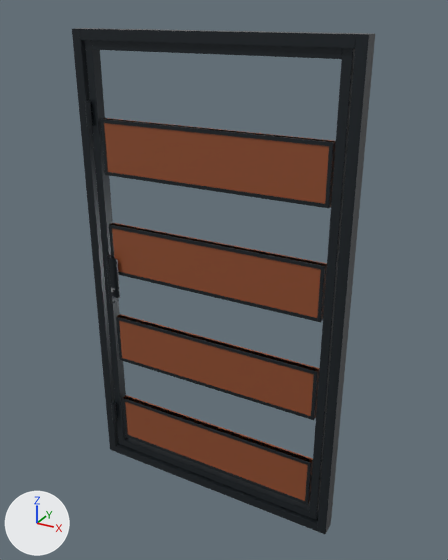
A saved change to the glTF model backend/database/seeders/assets/models/black-frame-brown-accent-gate-10.glb.
One viewpoint serves both versions: a 50 mm camera at (1.19, -2.03, 2.12) aimed at (0.05, 0.04, 1.08). Arrows for +X, +Y and +Z are at lower left; the lights stay in place. The picture after the commit comes second. Where no turn or scale is listed for an object, it has been applied to the vertices. Vertices at exactly the same position are counted once.

Before the edit, the objects in view are built like this:
```python
ob_gate_leaf_0___accent_panel = bpy.data.objects.new('Gate leaf 0 / Accent panel', me_gate_leaf_0___accent_panel)
ob_gate_leaf_0___accent_panel.location = (0.0, 0.0, 0.0)
ob_gate_leaf_0___latch_plate = bpy.data.objects.new('Gate leaf 0 / Latch plate', me_gate_leaf_0___latch_plate)
ob_gate_leaf_0___latch_plate.location = (0.0, 0.0, 0.0)
ob_gate_leaf_0___leaf_frame = bpy.data.objects.new('Gate leaf 0 / Leaf frame', me_gate_leaf_0___leaf_frame)
ob_gate_leaf_0___leaf_frame.location = (0.0, 0.0, 0.0)
ob_gate_leaf_0___panel_perimeter = bpy.data.objects.new('Gate leaf 0 / Panel perimeter', me_gate_leaf_0___panel_perimeter)
ob_gate_leaf_0___panel_perimeter.location = (0.0, 0.0, 0.0)
ob_outer_gate_posts = bpy.data.objects.new('Outer gate posts', me_outer_gate_posts)
ob_outer_gate_posts.location = (0.0, 0.0, 0.0)
```
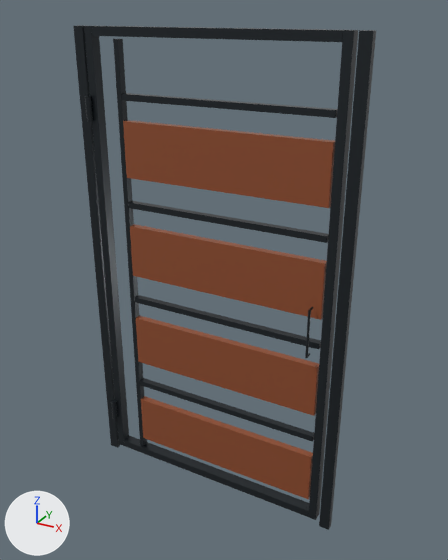
Where the change shows, as pixel boxes [x1, y1, x2, y2] in the pictures (448 x 560 px; the box of a moved part takes in the faces that stretch with it):
'Gate leaf 0 / Accent panel', moved, rescaled (9% narrower)
    before: [104, 118, 336, 503]
    after: [123, 120, 335, 499]
'Gate leaf 0 / Leaf frame', reshaped (12% wider)
    before: [85, 40, 355, 520]
    after: [73, 25, 376, 530]
'Outer gate posts', deleted
    before: [72, 28, 375, 534]
'Leaf 1 / Leaf frame', added
    after: [84, 26, 358, 520]
'Gate leaf 0 / Panel perimeter', deleted
    before: [101, 118, 336, 505]
'Leaf 1 / Bars between boards', added
    after: [121, 93, 337, 442]
'Leaf 1 / Inset stile beside open vertical gap', added
    after: [113, 39, 147, 446]
'Gate leaf 0 / Latch plate', deleted
    before: [106, 257, 120, 299]
'Leaf 1 / Gate pull grip', added
    after: [305, 311, 311, 358]
part 2 of me_gate_leaf_0___accent_panel, moved or reshaped
    before: [104, 118, 335, 503]
    after: [123, 120, 335, 499]

The change, as a diff of the scene's bpy script:
```diff
--- a/backend/database/seeders/assets/models/black-frame-brown-accent-gate-10.glb.py
+++ b/backend/database/seeders/assets/models/black-frame-brown-accent-gate-10.glb.py
@@ me_gate_leaf_0___leaf_frame @@
-me_gate_leaf_0___leaf_frame.from_pydata(...)  # 56 vertices, 112 faces; spans x -0.54..0.54, y -0.02..0.02, z 0.06..2.0
+me_gate_leaf_0___leaf_frame.from_pydata(...)  # 32 vertices, 56 faces; spans x -0.6..0.6, y -0.02..0.02, z 0.03..2.05
+# me_gate_leaf_0___leaf_frame part 1: the whole mesh is rebuilt
 me_gate_leaf_0___leaf_frame.materials.append(mat_black_powder_coat)
@@ me_gate_leaf_0___accent_panel @@
-me_gate_leaf_0___accent_panel.from_pydata(...)  # 64 vertices, 112 faces; spans x -0.5..0.5, y -0.01..0.01, z 0.12..1.7
+me_gate_leaf_0___accent_panel.from_pydata(...)  # 64 vertices, 112 faces; spans x -0.4..0.5, y -0.01..0.01, z 0.15..1.7
+# me_gate_leaf_0___accent_panel part 2: the whole mesh is scaled about its middle by (0.899, 1, 0.979), then moved by (0.05, 0.0, 0.01)
 me_gate_leaf_0___accent_panel.materials.append(mat_warm_brown_panel)
@@ ob_outer_gate_posts @@
-ob_outer_gate_posts = bpy.data.objects.new('Outer gate posts', me_outer_gate_posts)
@@ ob_gate_leaf_0___panel_perimeter @@
-ob_gate_leaf_0___panel_perimeter = bpy.data.objects.new('Gate leaf 0 / Panel perimeter', me_gate_leaf_0___panel_perimeter)
@@ ob_gate_leaf_0___latch_plate @@
-ob_gate_leaf_0___latch_plate = bpy.data.objects.new('Gate leaf 0 / Latch plate', me_gate_leaf_0___latch_plate)
@@ ob_leaf_1___gate_pull_grip @@
+ob_leaf_1___gate_pull_grip = bpy.data.objects.new('Leaf 1 / Gate pull grip', me_leaf_1___gate_pull_grip)  # a 16-sided cylinder along z spanning x 0.458..0.468, y -0.065..-0.055, z 0.88..1.08; in mat_black_powder_coat (dark grey #2c3237)
+ob_leaf_1___gate_pull_grip.location = (0.0, 0.0, 0.0)
@@ ob_leaf_1___bars_between_boards @@
+ob_leaf_1___bars_between_boards = bpy.data.objects.new('Leaf 1 / Bars between boards', me_leaf_1___bars_between_boards)  # 64 vertices, 112 faces; spans x -0.395..0.495, y -0.014..0.014, z 0.46..1.805; in mat_black_powder_coat (dark grey #2c3237)
+ob_leaf_1___bars_between_boards.location = (0.0, 0.0, 0.0)
@@ ob_leaf_1___inset_stile_beside_open_vertical_gap @@
+ob_leaf_1___inset_stile_beside_open_vertical_gap = bpy.data.objects.new('Leaf 1 / Inset stile beside open vertical gap', me_leaf_1___inset_stile_beside_open_vertical_gap)  # 16 vertices, 28 faces; spans x -0.41..-0.38, y -0.02..0.02, z 0.1..2.01; in mat_black_powder_coat (dark grey #2c3237)
+ob_leaf_1___inset_stile_beside_open_vertical_gap.location = (0.0, 0.0, 0.0)
@@ ob_leaf_1___leaf_frame @@
+ob_leaf_1___leaf_frame = bpy.data.objects.new('Leaf 1 / Leaf frame', me_leaf_1___leaf_frame)  # 56 vertices, 112 faces; spans x -0.54..0.54, y -0.02..0.02, z 0.06..2.05; in mat_black_powder_coat (dark grey #2c3237)
+ob_leaf_1___leaf_frame.location = (0.0, 0.0, 0.0)
```
